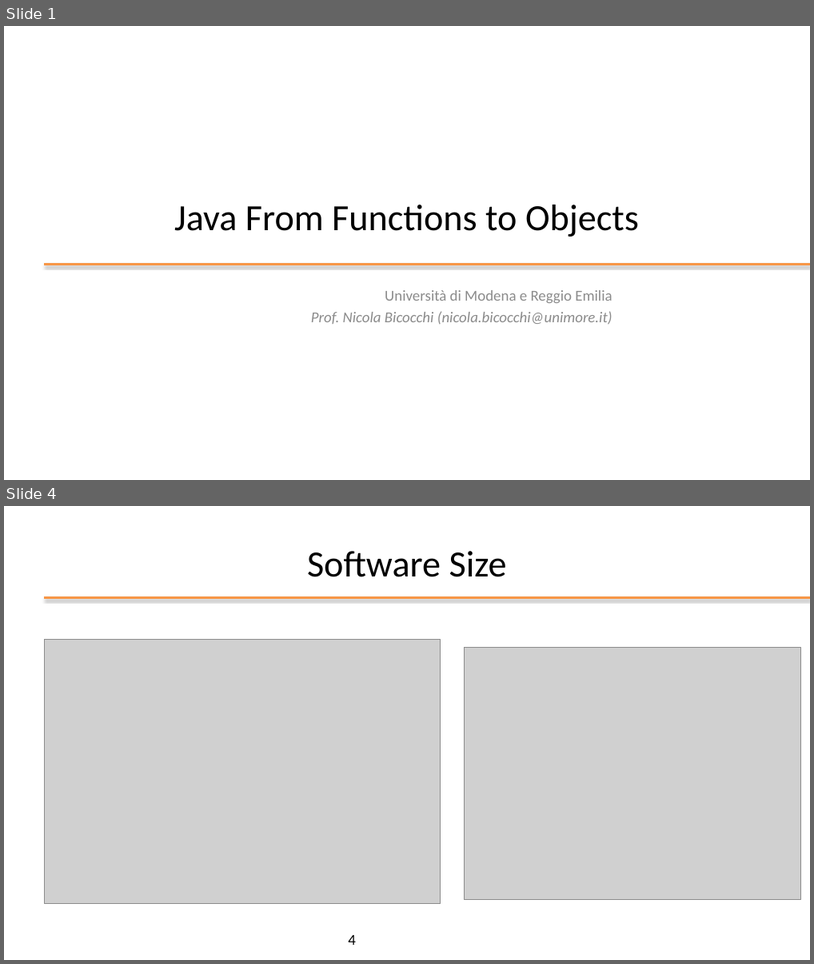
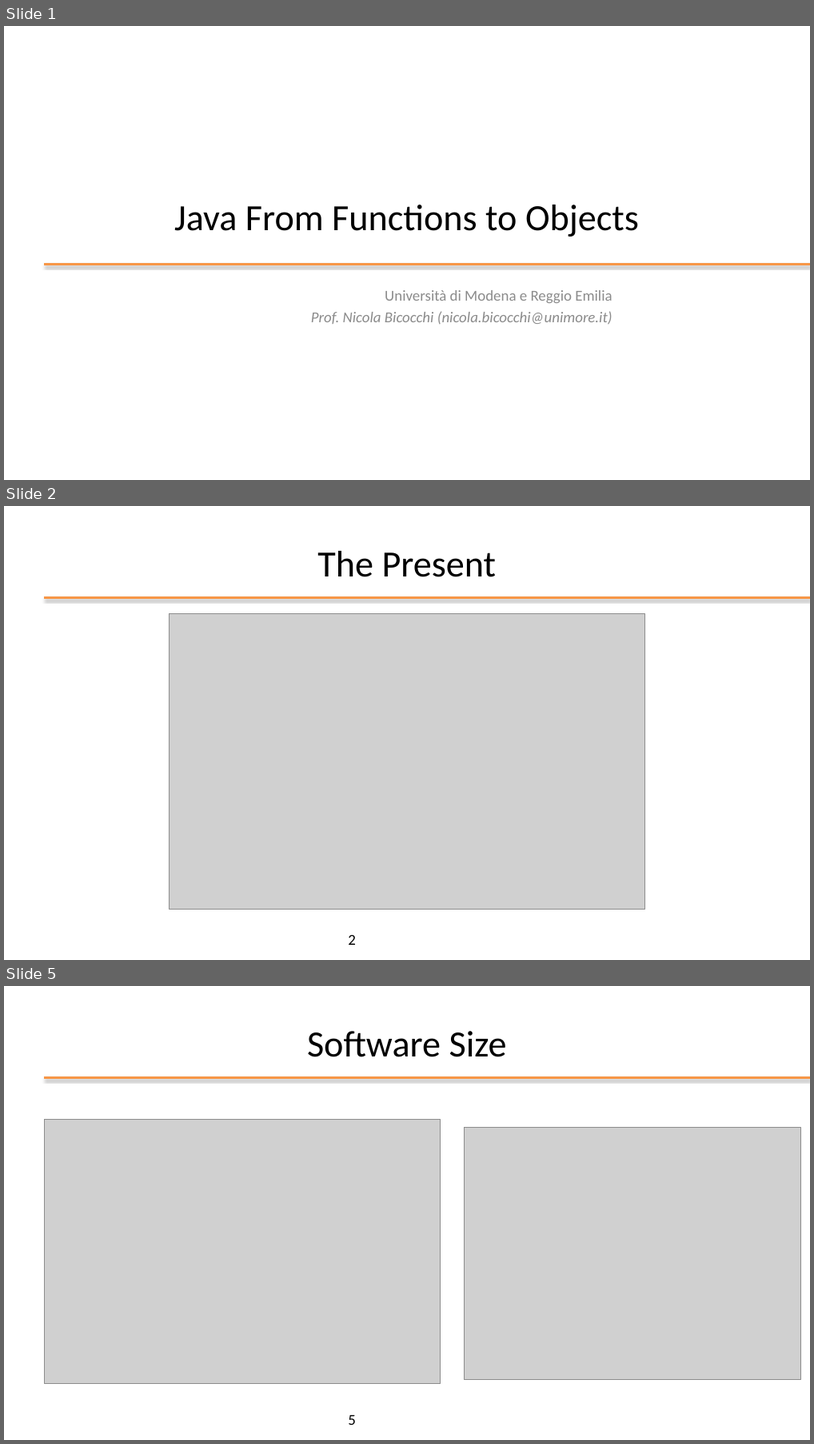
Before and after one commit to plctechnician/ooprogramming, a slide deck: java/slides/ppt/01 - Java From Functions to Objects.pptx. Shown one above the other, each under a label of ours: slides 1 and 4 before the commit, slides 1, 2 and 5 after it; the slides between them are not shown. The pictures are 814x964 and 814x1444 pixels, drawn with LibreOffice and Linux fonts; fonts in the diff are those of the drawing; grey boxes stand for pictures; background and template pictures are left out. Boxes give left, top, right and bottom in pixels: in the first picture for what was removed or moved away, otherwise in the second. Text is boxed around its words. In the diff, an @@ line names an element or a change of style, - is before the commit and + after.

```diff
--- a/java/slides/ppt/01 - Java From Functions to Objects.pptx
+++ b/java/slides/ppt/01 - Java From Functions to Objects.pptx
@@ slide 2 added at bbox=[4, 506, 810, 960], background #FFFFFF; not listed: 1 template element that a slide beside it also shows @@
@@ title added at bbox=[318, 551, 497, 577], 44 pt, text #000000 @@
+The Present
@@ picture added at bbox=[169, 614, 646, 908] @@
@@ page number added at bbox=[348, 934, 356, 944], 18 pt, text #000000 @@
+2
@@ what was slide 4 is now slide 5 @@
@@ page number at bbox=[348, 1415, 356, 1424]: text changed @@
-4
+5
```
Also in this commit, not shown: 4 slides changed, 4 other slides added, 3 slides removed.
